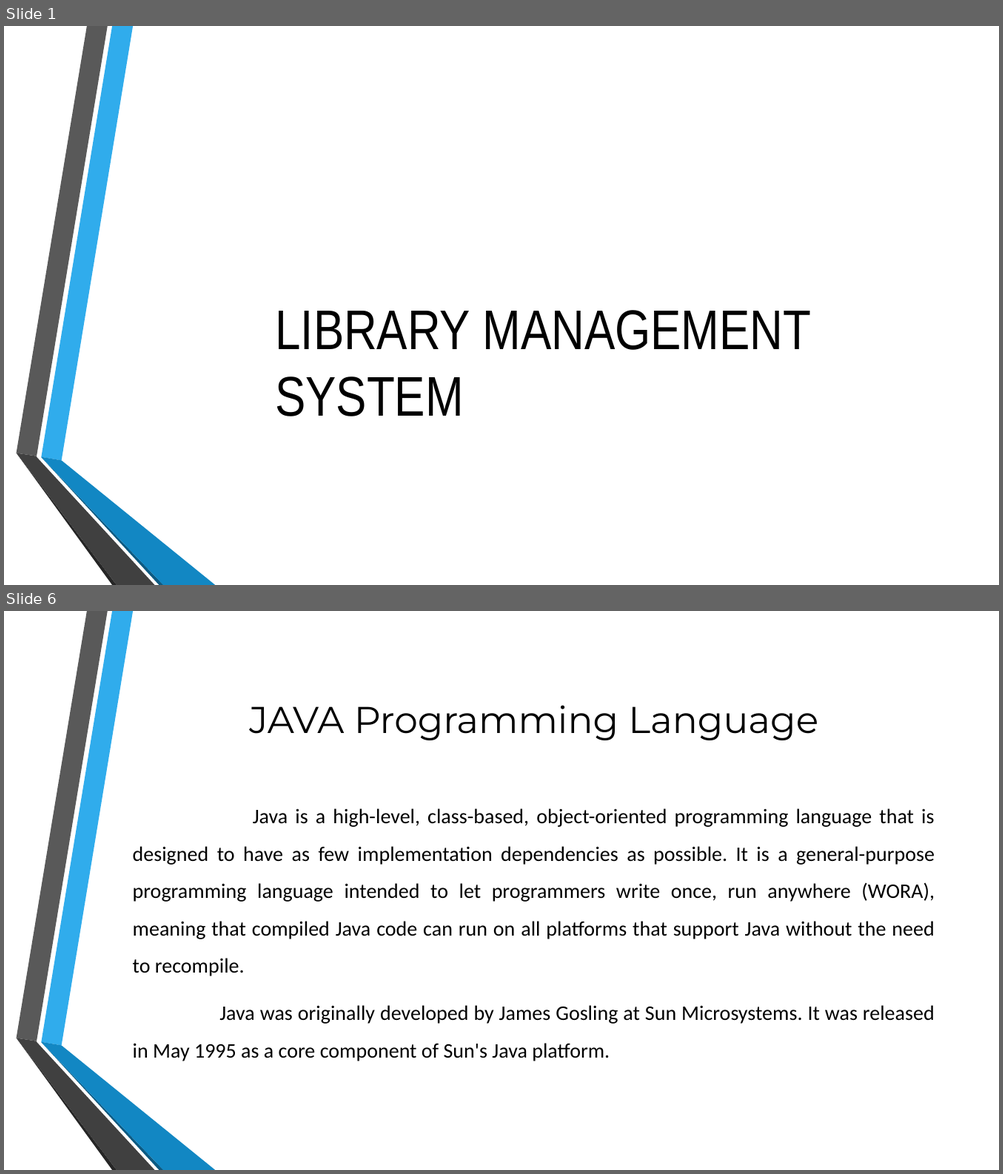
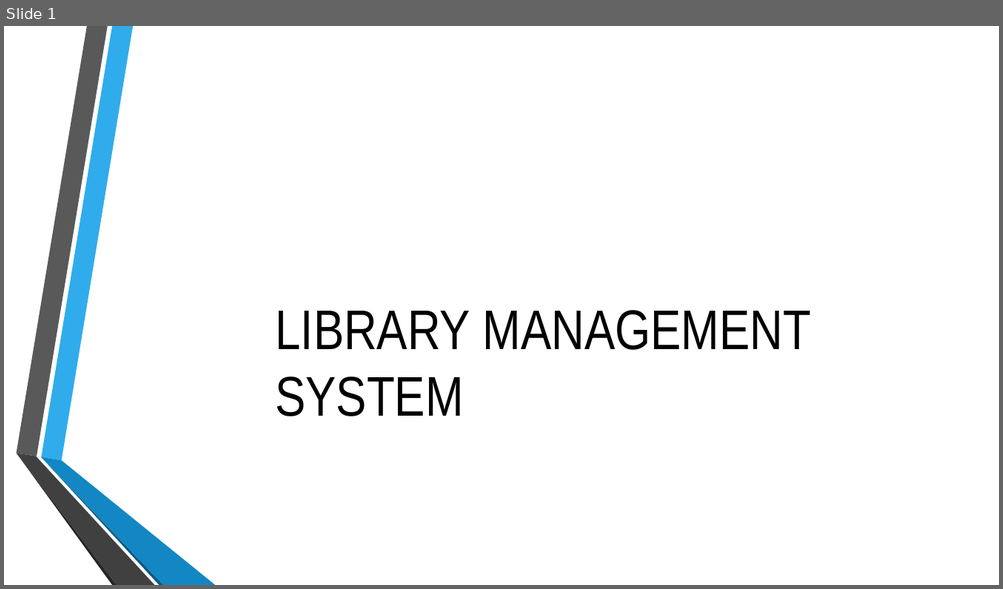
Before and after one commit to Vruchi0321/Hibernate_Project, a slide deck: LMS.pptx. Shown one above the other, each under a label of ours: slides 1 and 6 before the commit, slide 1 after it; the slides between them are not shown. The pictures are 1003x1174 and 1003x589 pixels, drawn with LibreOffice and Linux fonts; fonts in the diff are those of the drawing; background and template pictures are left out. Boxes give left, top, right and bottom in pixels: in the first picture for what was removed or moved away, otherwise in the second. Text is boxed around its words. In the diff, an @@ line names an element or a change of style, - is before the commit and + after.

```diff
--- a/LMS.pptx
+++ b/LMS.pptx
@@ slide 6 removed at [4, 611, 999, 1170], background picture (left out); not listed: 6 template elements that a slide beside it also shows @@
@@ title removed at [249, 705, 818, 741] @@
-JAVA Programming Language
@@ text removed at [133, 809, 934, 1062] @@
-Java is a high-level, class-based, object-oriented programming language that is designed to have as few implementation dependencies as possible. It is a general-purpose programming language intended to let programmers write once, run anywhere (WORA), meaning that compiled Java code can run on all platforms that support Java without the need to recompile.
-Java was originally developed by James Gosling at Sun Microsystems. It was released in May 1995 as a core component of Sun's Java platform.
```
Also in this commit, not shown: 3 slides changed, 6 slides added, 8 other slides removed.
